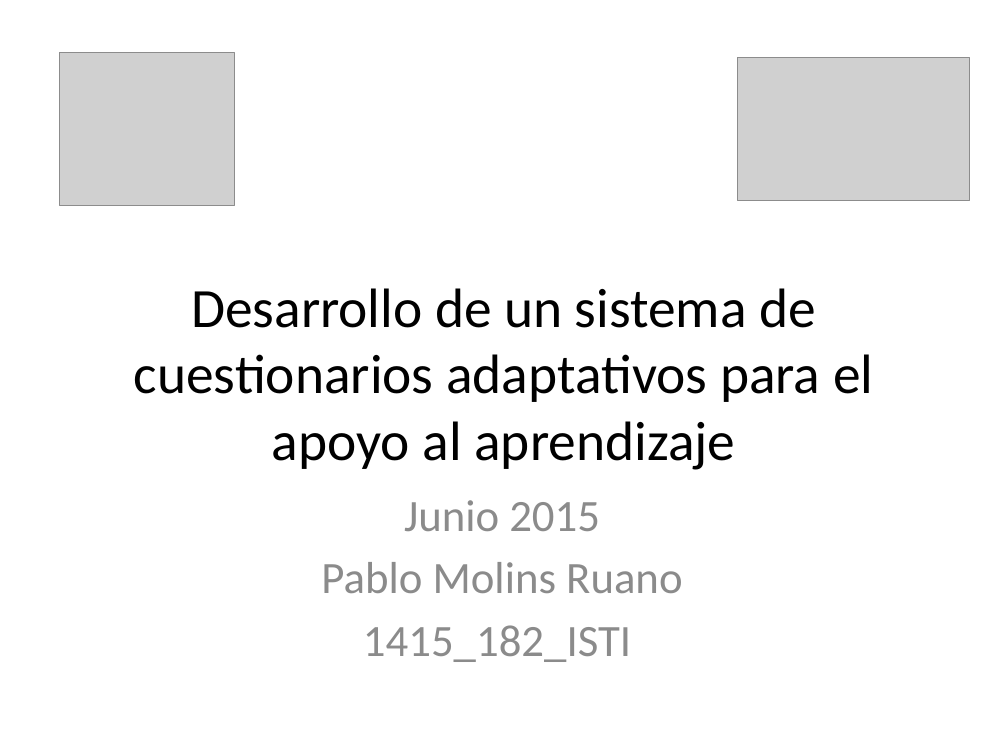
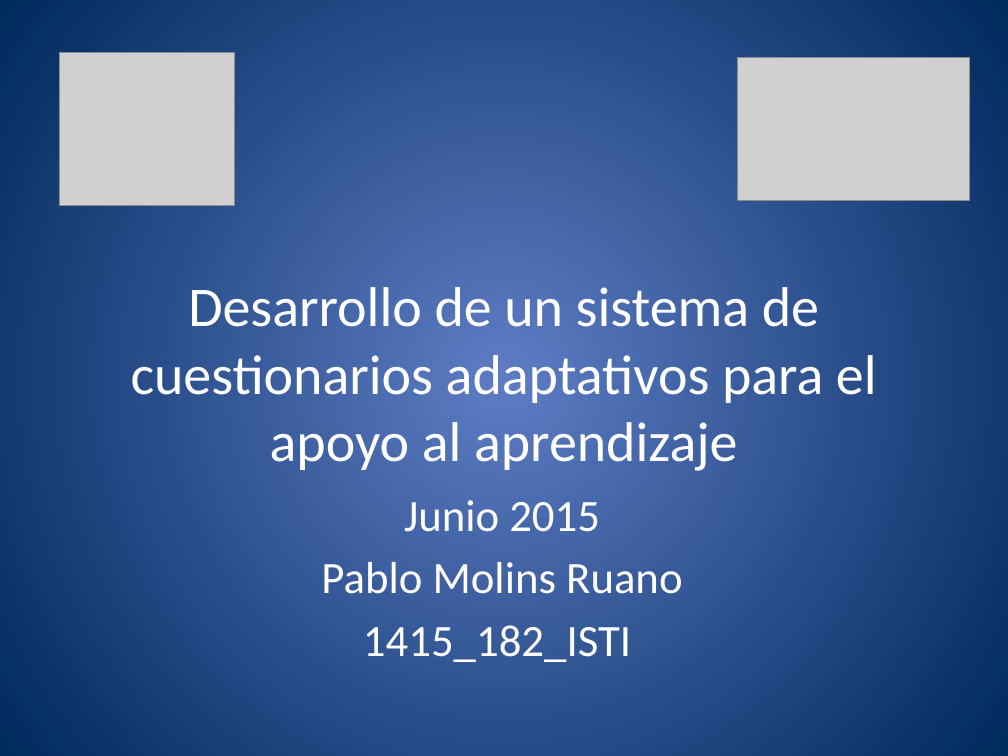
Before and after one commit to molins/TFG, a slide deck: slide 1 of presentacion/TFG.pptx. Drawn at 1008x756 pixels with LibreOffice and Linux fonts; fonts in the diff are those of the drawing; grey boxes stand for pictures. Boxes give left, top, right and bottom in pixels: in the first picture for what was removed or moved away, otherwise in the second. Text is boxed around its words. In the diff, an @@ line names an element or a change of style, - is before the commit and + after.

```diff
--- a/presentacion/TFG.pptx
+++ b/presentacion/TFG.pptx
@@ background #FFFFFF to gradient #5E7CC5 to #00295C @@
@@ title "Desarrollo de un sistema de ..." at (x1=131, y1=287, x2=877, y2=471): size 39.6 to 40 pt, text colour #000000 to #FFFFFF @@
@@ subtitle "Junio 2015" at (x1=321, y1=500, x2=682, y2=662): text colour #8C8C8C to #FFFFFF @@
```
Also in this commit, not shown: 32 other slides changed, 2 slides added, 1 other file.
